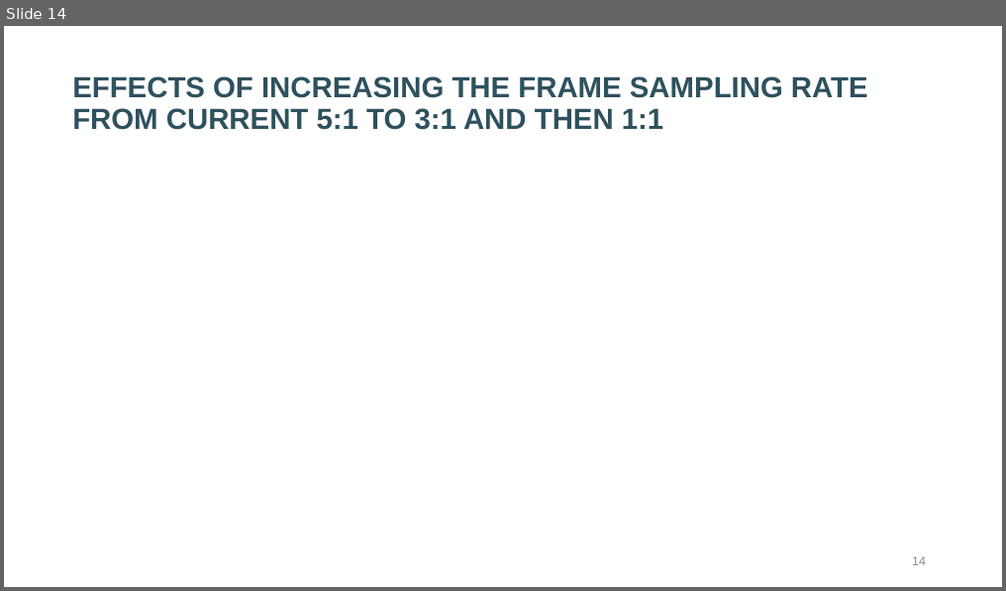
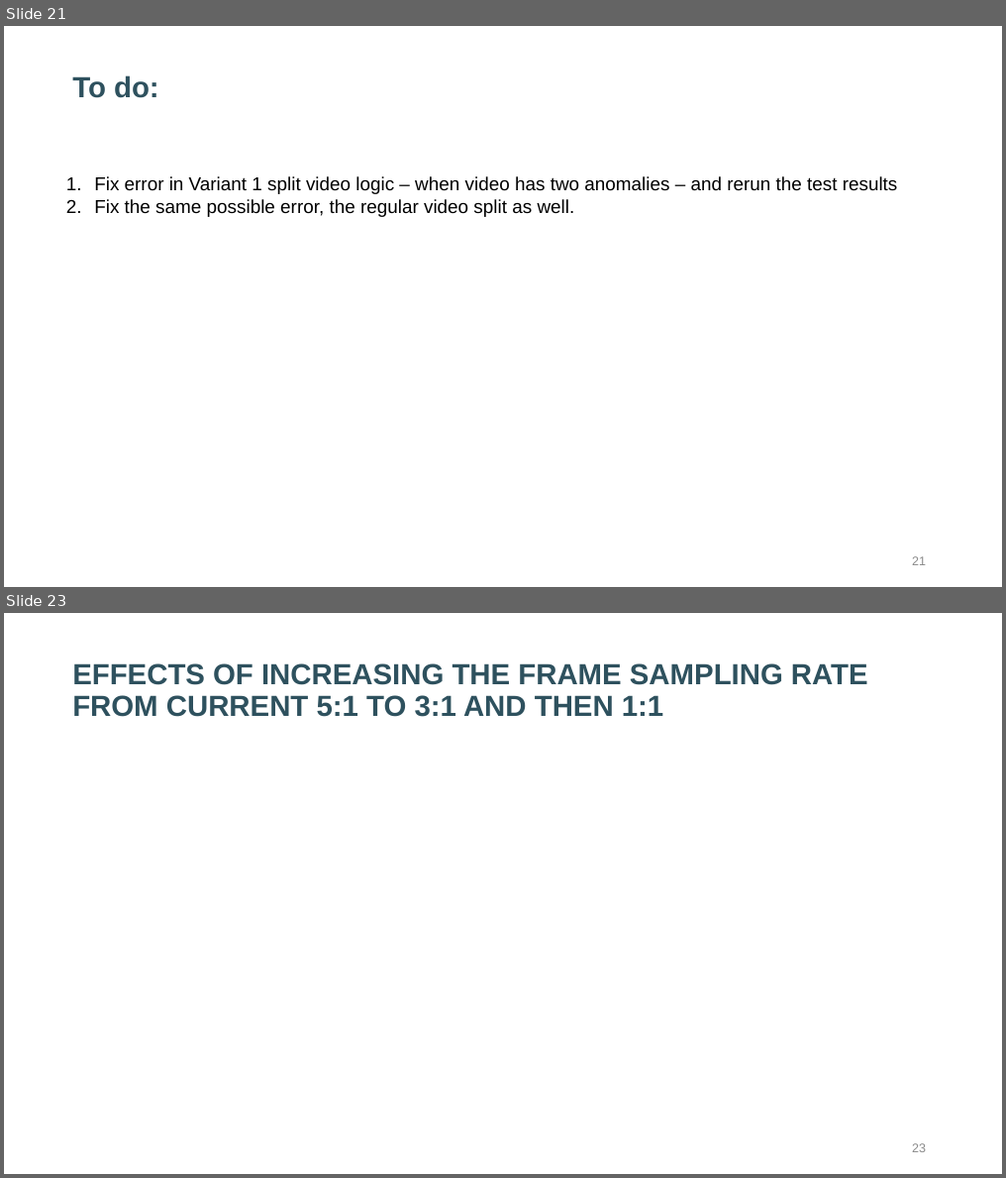
Before and after one commit to karthik111/video_anomaly_detection, a slide deck: docs/Video Anomaly Detection – Design Notes v5.pptx. Shown one above the other, each under a label of ours: slide 14 before the commit, slides 21 and 23 after it; the slides between them are not shown. The pictures are 1006x591 and 1006x1178 pixels, drawn with LibreOffice and Linux fonts; fonts in the diff are those of the drawing. Boxes give left, top, right and bottom in pixels: in the first picture for what was removed or moved away, otherwise in the second. Text is boxed around its words. In the diff, an @@ line names an element or a change of style, - is before the commit and + after.

```diff
--- a/docs/Video Anomaly Detection – Design Notes v5.pptx
+++ b/docs/Video Anomaly Detection – Design Notes v5.pptx
@@ slide 21 added at box(4, 26, 1002, 587), background #FFFFFF @@
@@ title added at box(72, 76, 159, 98), 28 pt, text #2E515E, bold @@
+To do:
@@ text added at box(94, 176, 898, 217), 18 pt, text #000000 @@
+1. Fix error in Variant 1 split video logic – when video has two anomalies – and rerun the test results
+2. Fix the same possible error, the regular video split as well.
@@ page number added at box(912, 557, 926, 566), 12 pt, text #8C8C8C @@
+21
@@ what was slide 14 is now slide 23 @@
@@ page number at box(912, 1144, 926, 1153): text changed @@
-14
+23
```
Also in this commit, not shown: 4 slides changed, 7 other slides added, 9 other files.
